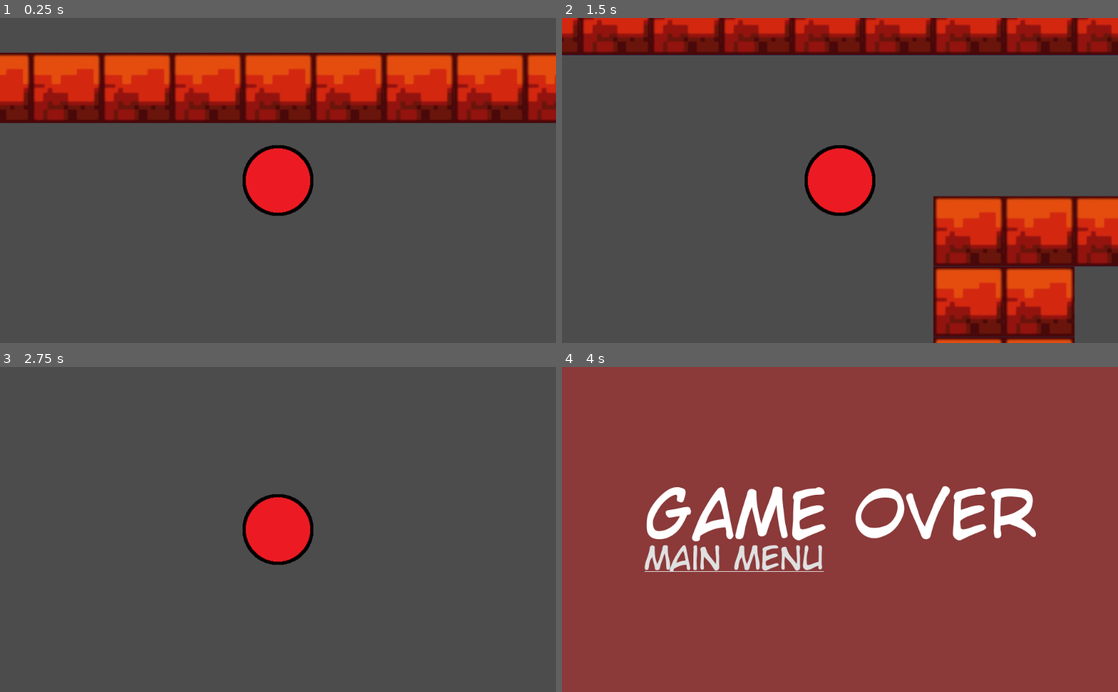
Above: before the commit, frames 1-4 (two rows, left to right).
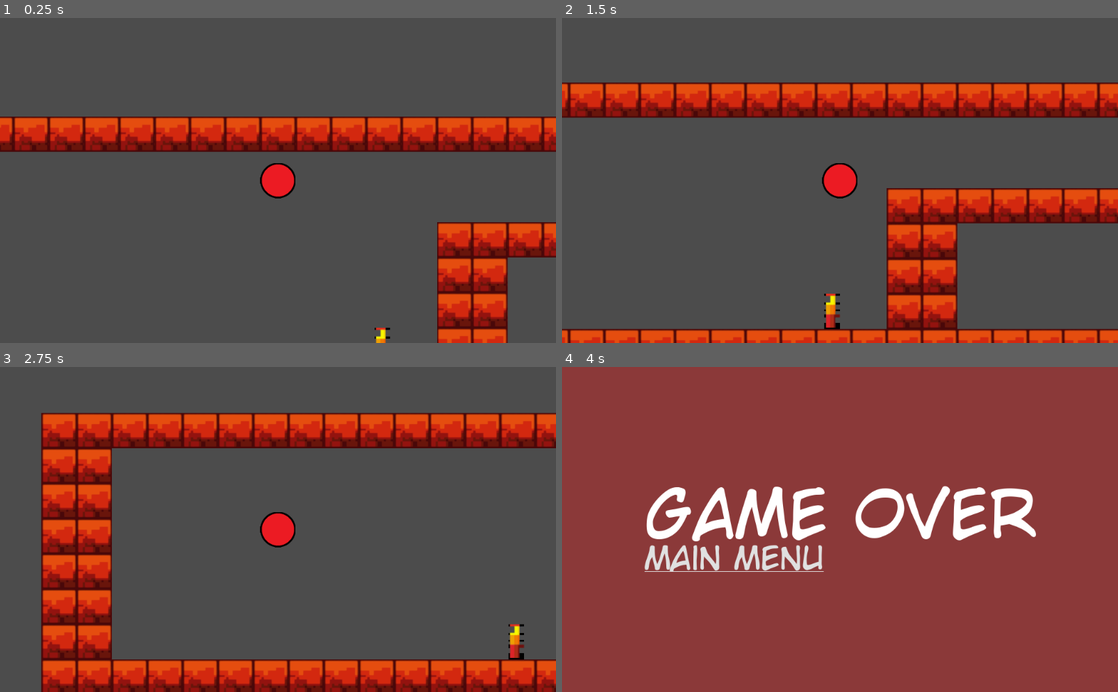
Above: after the commit, the same moments.

Repository: Boyquotes/bounce_remastered
Game: Godot game, scene res://Scenes/Maps/map_classic_lv2.tscn
Two runs of this game, one before a commit and one after it. Both use one fixed random seed, a clock stepped at 60 frames per second and the inputs below. This scene is started directly instead of the project's main scene.
Inputs:
- Up to frame 1 (0.25 s): no input
- Up to frame 2 (1.5 s): hold Right (ui_right) from 0.53 s (still down); tap Up (ui_up) at 0.77 s
- Up to frame 3 (2.75 s): tap Up (ui_up) at 1.52 s; release Right (ui_right) at 2.03 s; hold Left (ui_left) from 2.03 s (still down)
- Up to frame 4 (4 s): release Left (ui_left) at 2.78 s; hold Right (ui_right) from 2.78 s (still down); tap Up (ui_up) at 3.02, 3.77 s

The runs differ from the first frame. In frame 1, 38% of the frame differs, in the area x 0-100%, y 10-100%; in frame 2, 45%, in the area x 0-100%, y 0-100%; in frame 3, 30%; in frame 4, nothing differs.

Commit message:
[CHORES] Set camera's zoom to 2 (x-axis and y-axis).

Diff:
--- a/Scenes/Generic/char.tscn
+++ b/Scenes/Generic/char.tscn
@@ -11,6 +11,7 @@
 
 [node name="camera_char" type="Camera2D" parent="."]
 current = true
+zoom = Vector2( 2, 2 )
 
 [node name="spr_char" type="Sprite" parent="."]
 texture = ExtResource( 2 )
--- a/Scripts/global.gd
+++ b/Scripts/global.gd
@@ -1,4 +1,4 @@
 extends Node
 
 var lives = 3
-var inflated = true
+var inflated = false
--- a/Scripts/interact.gd
+++ b/Scripts/interact.gd
@@ -11,12 +11,12 @@
 
 func _inflate_char(body):
 	if body.get_name() == "char" and global.inflated == false:
-		get_node("char").scale(Vector2(1.5, 1.5))
+		get_tree().get_root().get_node("char").scale(Vector2(1.5, 1.5))
 		global.inflated = true
 
 func _deflate_char(body):
 	if body.get_name() == "char" and global.inflated == true:
-		get_node("char").scale(Vector2(1, 1))
+		get_tree().get_root().get_node("char").scale(Vector2(1, 1))
 		global.inflated = false
 
 func _win(body):
